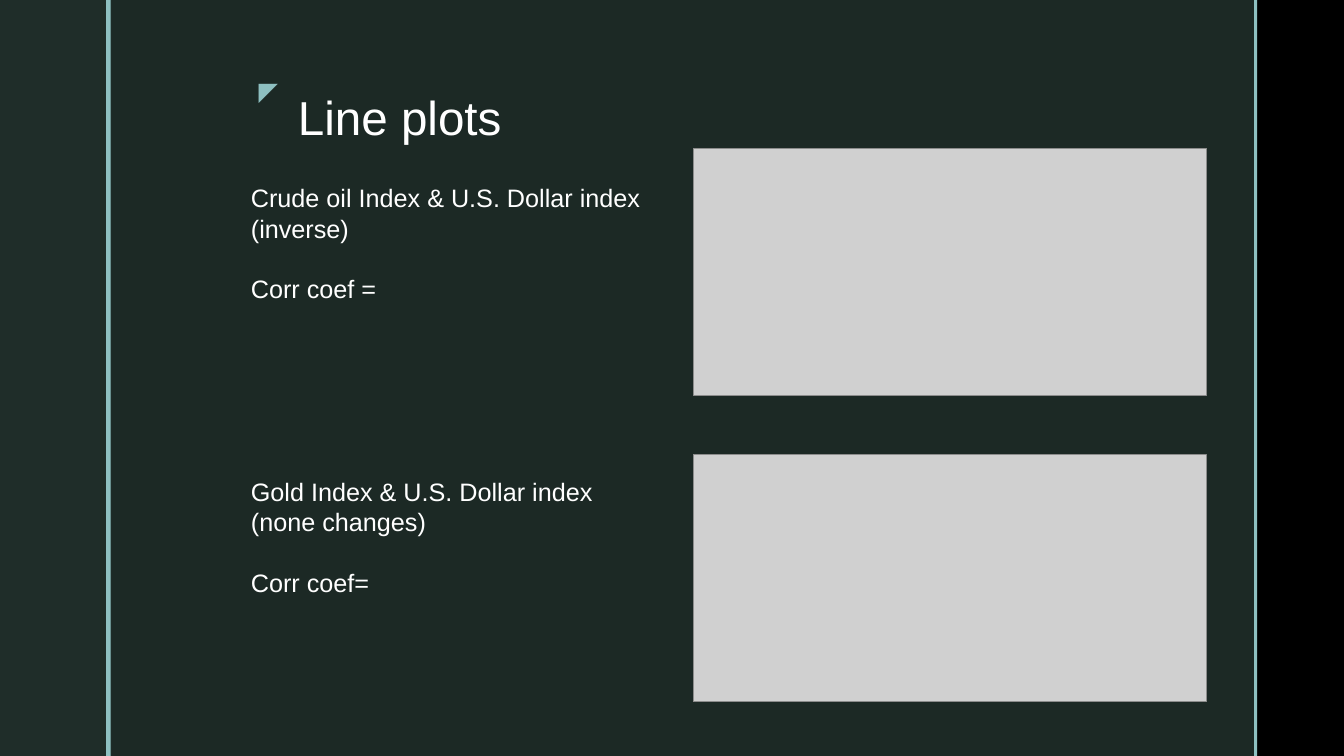
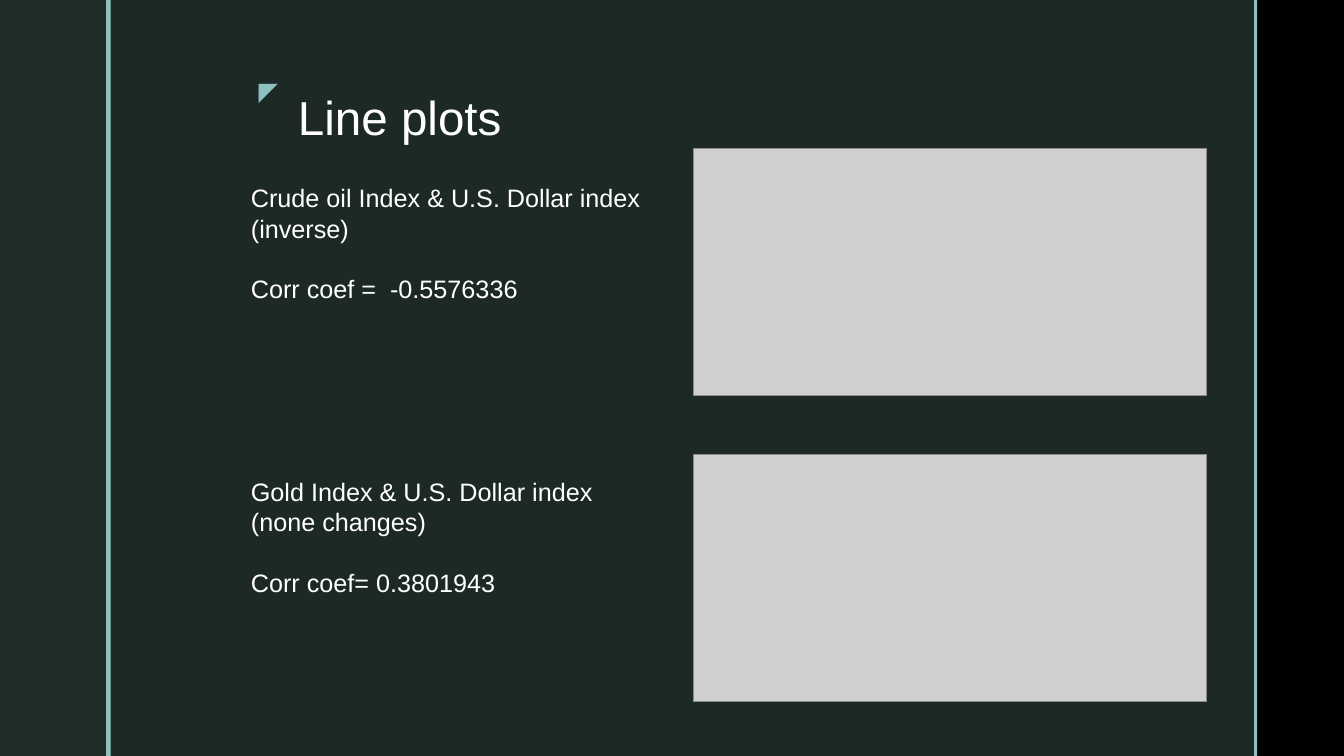
Before and after one commit to Manoj1634/Data-Science-Project1-Group1, a slide deck: slide 10 of PROJECT1/Project 1_PPT.pptx. Drawn at 1344x756 pixels with LibreOffice and Linux fonts; fonts in the diff are those of the drawing; grey boxes stand for pictures; background and template pictures are left out. Boxes give left, top, right and bottom in pixels: in the first picture for what was removed or moved away, otherwise in the second. Text is boxed around its words. In the diff, an @@ line names an element or a change of style, - is before the commit and + after.

```diff
--- a/PROJECT1/Project 1_PPT.pptx
+++ b/PROJECT1/Project 1_PPT.pptx
@@ text at [251, 279, 517, 299]: text changed @@
-Corr coef =
+Corr coef = -0.5576336
@@ text at [251, 573, 495, 593]: text changed @@
-Corr coef=
+Corr coef= 0.3801943
```
Also in this commit, not shown: 1 other slide changed.
